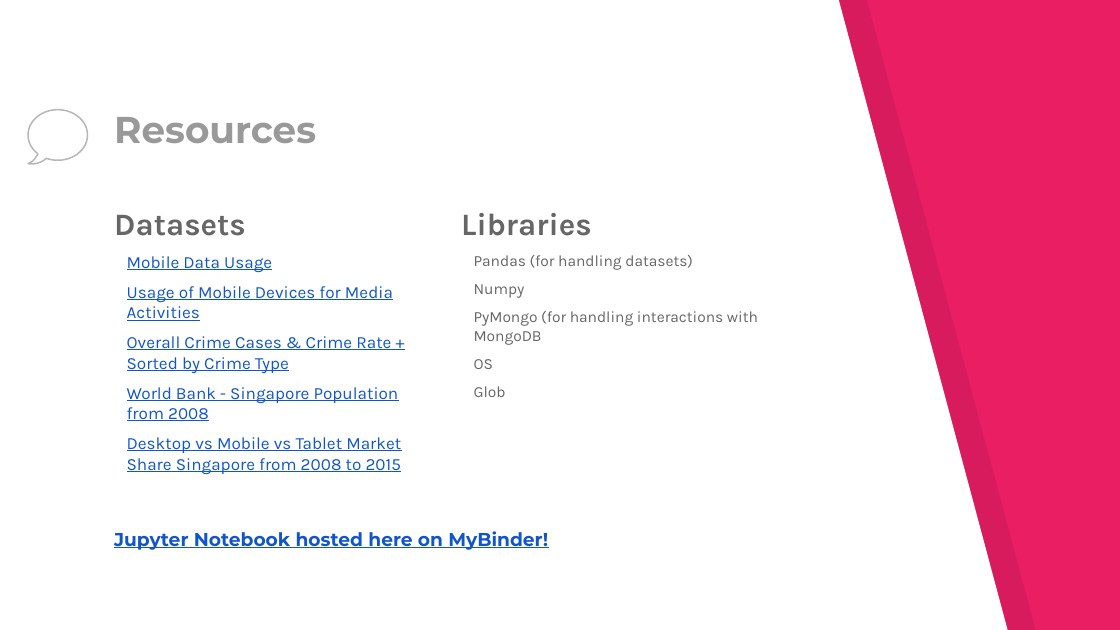
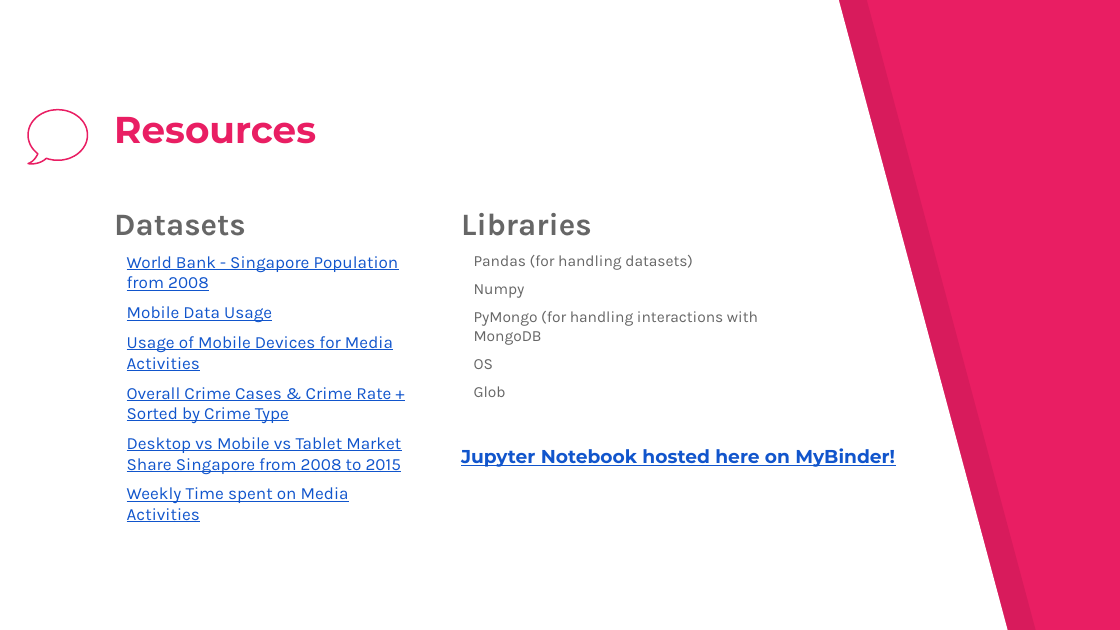
Before and after one commit to Ghos7ie/PDS_CA2, a slide deck: slide 2 of pds_CA2.pptx. Drawn at 1120x630 pixels with LibreOffice and Linux fonts; fonts in the diff are those of the drawing. Boxes give left, top, right and bottom in pixels: in the first picture for what was removed or moved away, otherwise in the second. Text is boxed around its words. In the diff, an @@ line names an element or a change of style, - is before the commit and + after.

```diff
--- a/pds_CA2.pptx
+++ b/pds_CA2.pptx
@@ freeform shape at (28,110,87,164): outline #B7B7B7 0.96 pt to #E91E63 0.96 pt @@
@@ title "Resources" at (114,117,316,144): text colour #999999 to #E91E63 @@
@@ text at (127,256,399,291): paragraph added @@
+World Bank - Singapore Population from 2008
@@ text at (127,387,399,421): paragraph removed @@
-World Bank - Singapore Population from 2008
@@ text "Jupyter Notebook hosted here on ...": place and size @@
-text "Jupyter Notebook hosted here on ..." at (114,531,548,550)
+text "Jupyter Notebook hosted here on ..." at (461,448,895,467)
@@ text at (127,487,349,522): paragraph added @@
+Weekly Time spent on Media Activities
```
Also in this commit, not shown: 1 other slide changed, 6 slides added, 1 slide removed, 5 other files.
